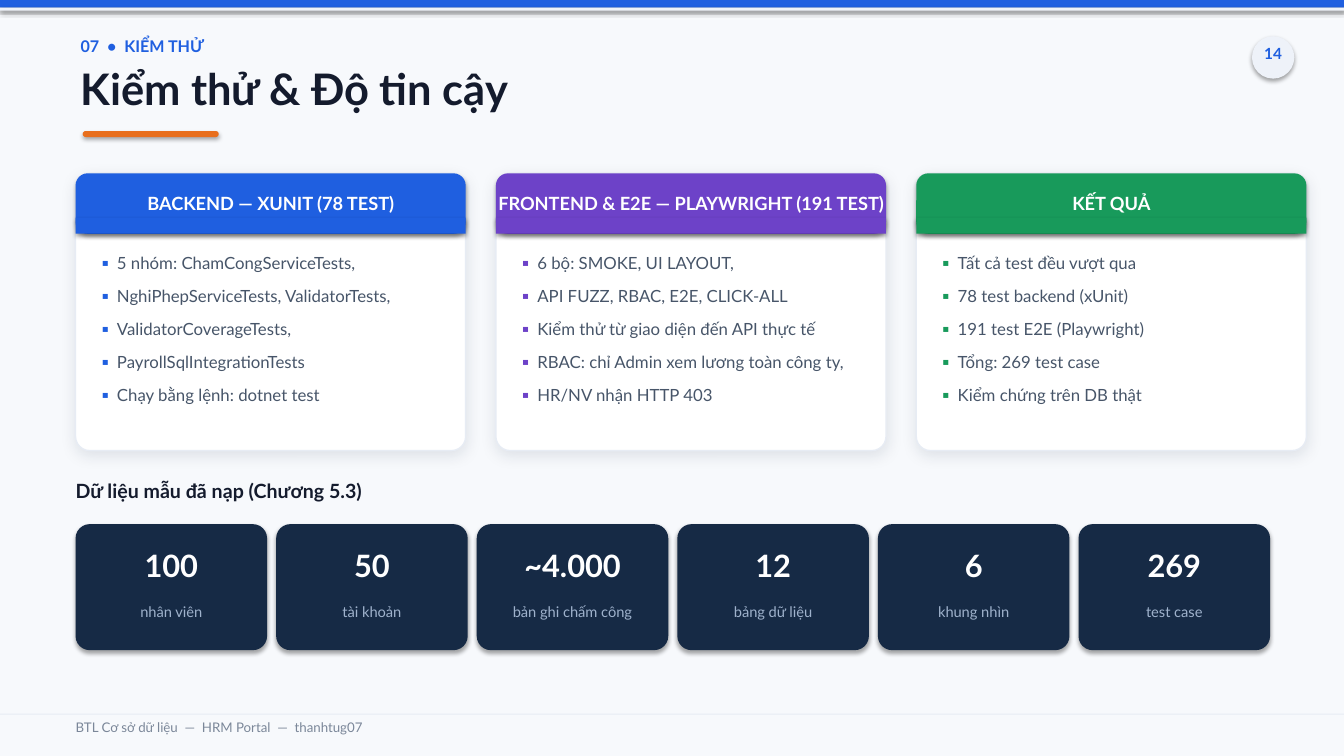
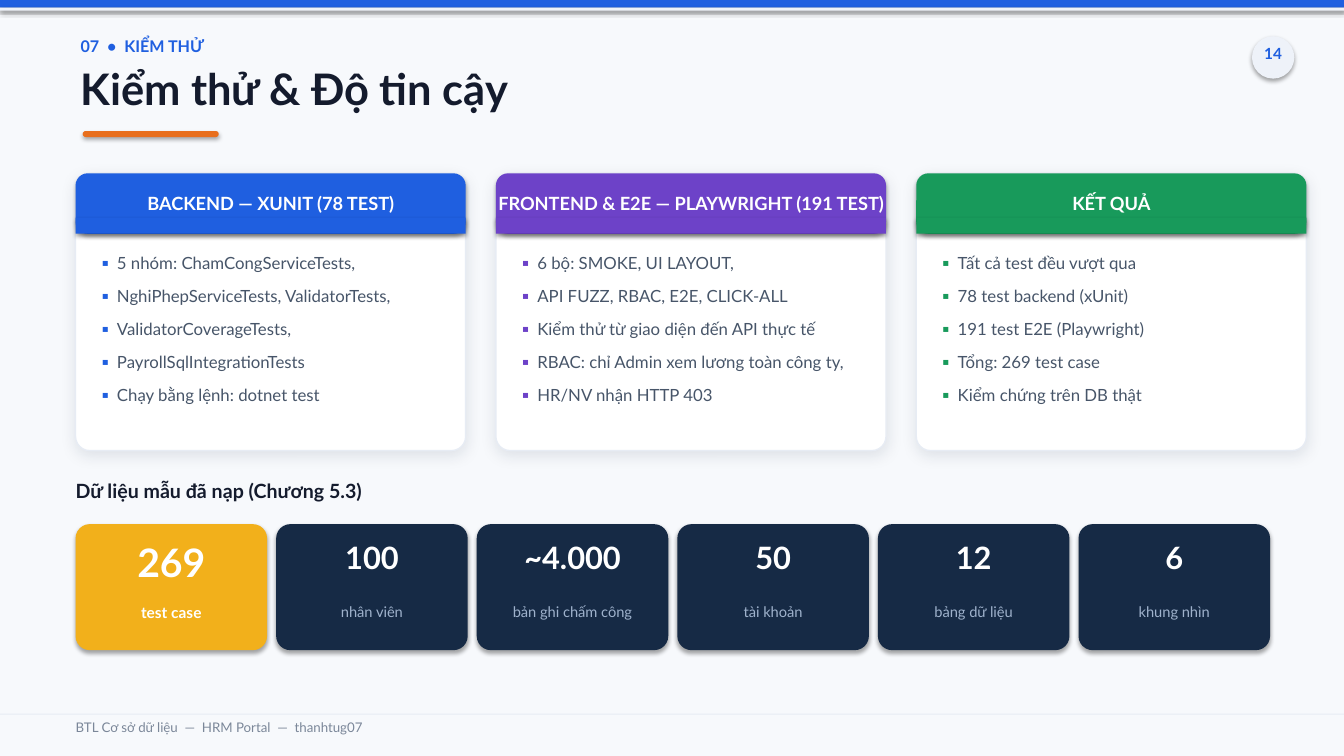
Before and after one commit to thanhtug07/hrm-kanban-management, a slide deck: slide 14 of BaoCao_BTL_CSDL_HRM_Portal.pptx. Drawn at 1344x756 pixels with LibreOffice and Linux fonts; fonts in the diff are those of the drawing. Boxes give left, top, right and bottom in pixels: in the first picture for what was removed or moved away, otherwise in the second. Text is boxed around its words. In the diff, an @@ line names an element or a change of style, - is before the commit and + after.

Commit message:
feat(bao-cao): nang cap thiet ke slide theo review (ERD, mau nhan, so lieu)
- ERD: ve duong quan he crow's foot + panel liet ke khoa ngoai
- De-rainbow: agenda, 3NF/BCNF, features, 10 truy van -> NAVY2 + 1 accent
- Slide 14: 269 test case thanh number hero (GOLD, to nhat)
- DML: danh so buoc 1-5 cho luong xu ly request
- Sua badge so trang khop thu tu slide (15/16/17)
- Sua chu nghia dau dong, bo tran card slide 3/8
- Cap nhat skill slide-design-system voi quy tac rut ra tu review

```diff
--- a/BaoCao_BTL_CSDL_HRM_Portal.pptx
+++ b/BaoCao_BTL_CSDL_HRM_Portal.pptx
@@ rounded rectangle at box(76, 524, 267, 650): fill #162A45 to #F2B01B @@
@@ text "269": place and size @@
-text "269" at box(1148, 554, 1202, 578)
+text "269" at box(137, 548, 205, 578)
@@ text "269" at box(137, 548, 205, 578): size 22 to 28 pt @@
@@ text "100": place and size @@
-text "100" at box(145, 554, 199, 578)
+text "100" at box(345, 546, 399, 570)
@@ text "~4.000": place and size @@
-text "~4.000" at box(524, 554, 621, 578)
+text "~4.000" at box(524, 546, 621, 570)
@@ text "50": place and size @@
-text "50" at box(354, 554, 390, 578)
+text "50" at box(755, 546, 791, 570)
@@ text "12": place and size @@
-text "12" at box(755, 554, 791, 577)
+text "12" at box(956, 546, 992, 569)
@@ text "6": place and size @@
-text "6" at box(965, 554, 983, 578)
+text "6" at box(1165, 546, 1183, 570)
@@ text "test case": place and size @@
-text "test case" at box(1146, 607, 1202, 617)
+text "test case" at box(141, 607, 201, 618)
@@ text "test case" at box(141, 607, 201, 618): size 10.5 to 11 pt, text colour #9FB2CC to #FFFFFF, bold on @@
@@ text "tài khoản": place and size @@
-text "tài khoản" at box(342, 606, 401, 617)
+text "tài khoản" at box(744, 606, 802, 617)
@@ 3 texts: place and size @@
-3 texts at box(140, 606, 1009, 620)
+3 texts at box(341, 606, 1210, 620)
```
Also in this commit, not shown: 10 other slides changed, 2 other files.
